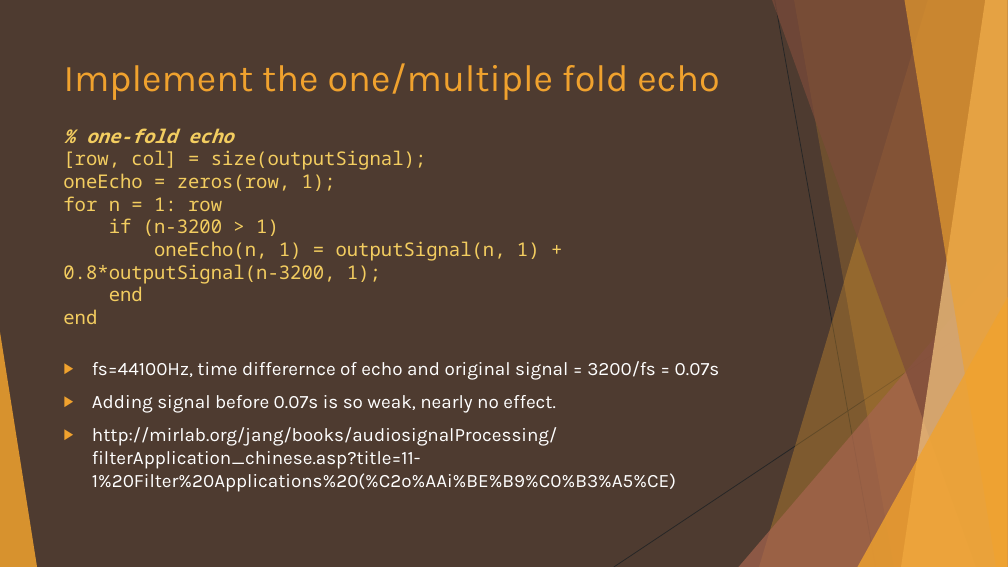
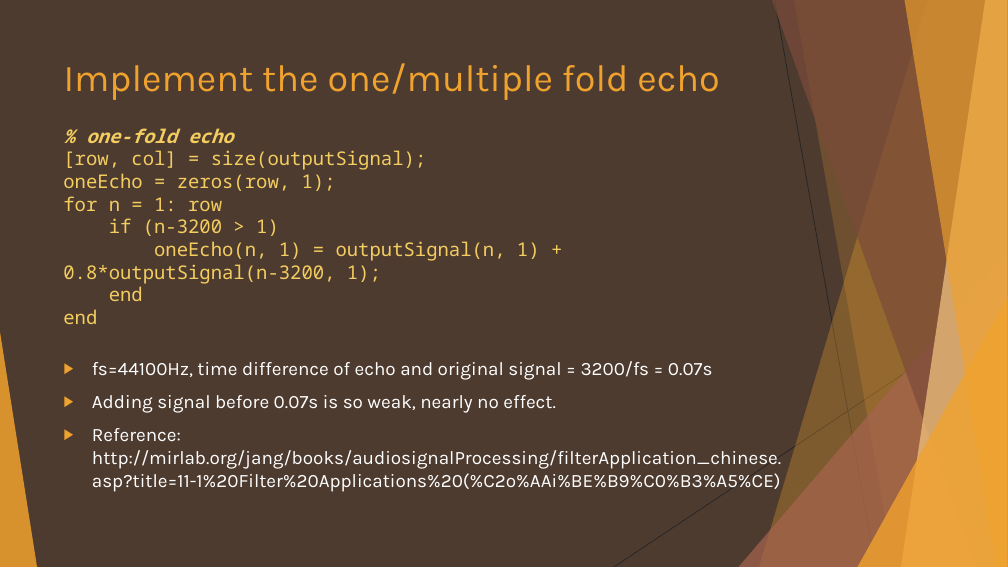
Before and after one commit to kenchan13/Introduction-to-Multimedia, a slide deck: slide 10 of Homework/hw2/104062361_report.pptx (slide 9 before the commit). Drawn at 1008x567 pixels with LibreOffice and Linux fonts; fonts in the diff are those of the drawing. Boxes give left, top, right and bottom in pixels: in the first picture for what was removed or moved away, otherwise in the second. Text is boxed around its words. In the diff, an @@ line names an element or a change of style, - is before the commit and + after.

```diff
--- a/Homework/hw2/104062361_report.pptx
+++ b/Homework/hw2/104062361_report.pptx
@@ text at bbox=[92, 361, 713, 380]: text changed @@
-▶ fs=44100Hz, time differernce of echo and original signal = 3200/fs = 0.07s
+▶ fs=44100Hz, time difference of echo and original signal = 3200/fs = 0.07s
@@ text at bbox=[92, 428, 781, 492]: text changed @@
-▶ http://mirlab.org/jang/books/audiosignalProcessing/filterApplication_chinese.asp?title=11-1%20Filter%20Applications%20(%C2o%AAi%BE%B9%C0%B3%A5%CE)
+▶ Reference: http://mirlab.org/jang/books/audiosignalProcessing/filterApplication_chinese.asp?title=11-1%20Filter%20Applications%20(%C2o%AAi%BE%B9%C0%B3%A5%CE)
```
Also in this commit, not shown: 10 other slides changed, 3 slides added, 39 other files.
